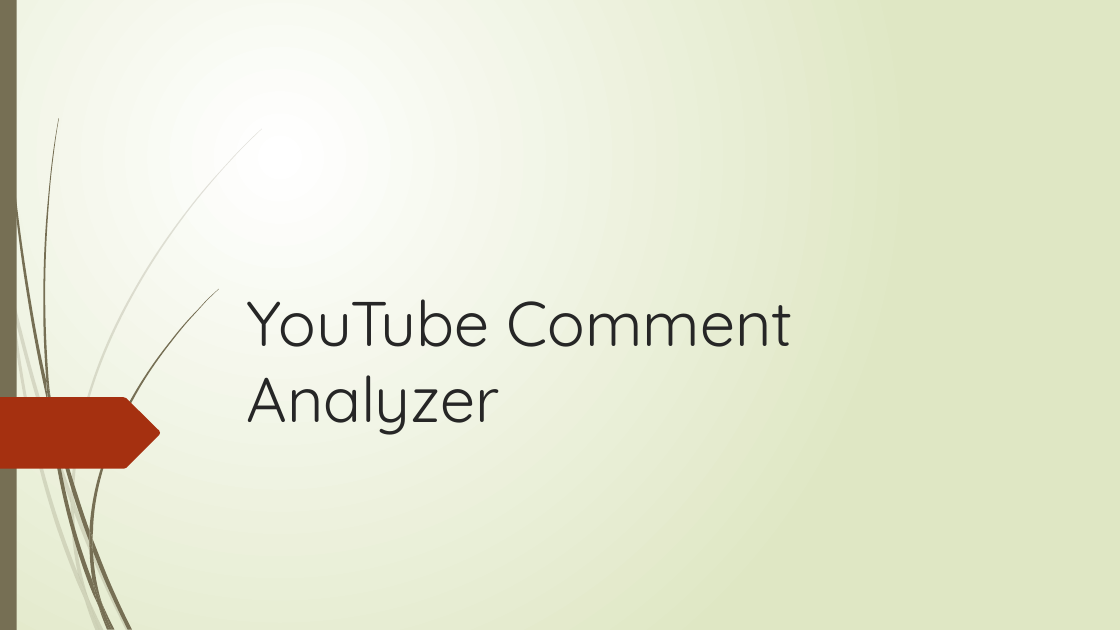
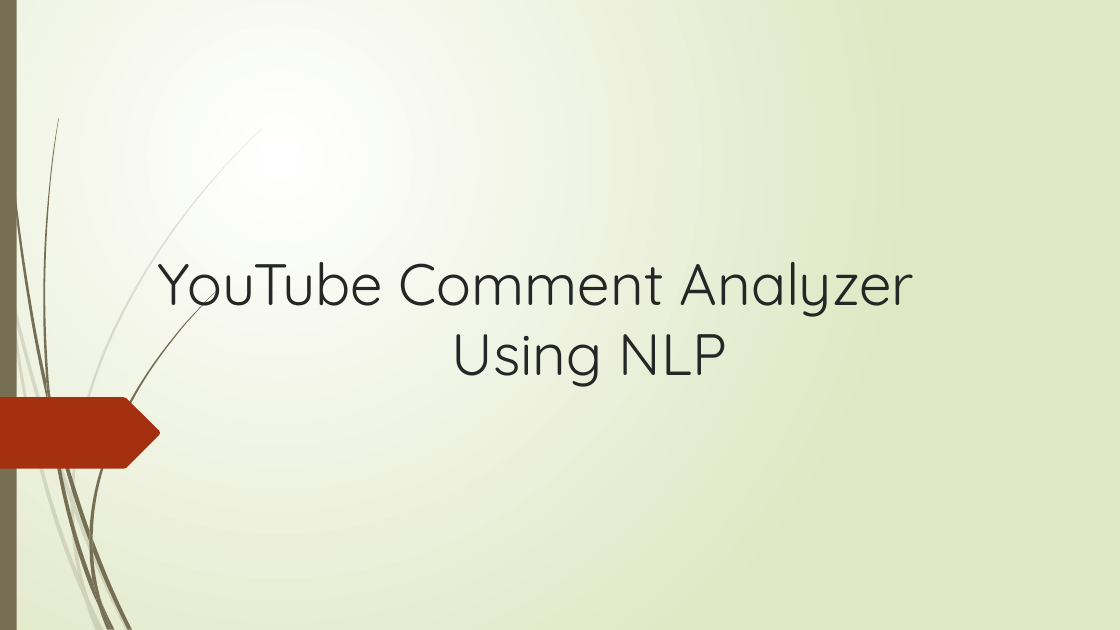
Before and after one commit to itsunilvithlani/2024_G7_Comment-Analyser, a slide deck: slide 1 of YouTube Comment Analyzer_presentation.pptx. Drawn at 1120x630 pixels with LibreOffice and Linux fonts; fonts in the diff are those of the drawing. Boxes give left, top, right and bottom in pixels: in the first picture for what was removed or moved away, otherwise in the second. Text is boxed around its words. In the diff, an @@ line names an element or a change of style, - is before the commit and + after.

```diff
--- a/YouTube Comment Analyzer_presentation.pptx
+++ b/YouTube Comment Analyzer_presentation.pptx
@@ title at [157, 262, 915, 387]: text changed; size 54 to 50 pt @@
-YouTube Comment Analyzer
+YouTube Comment Analyzer
+Using NLP
```
Also in this commit, not shown: 5 other slides changed, 9 slides added, 8 slides removed, 1 other file.
